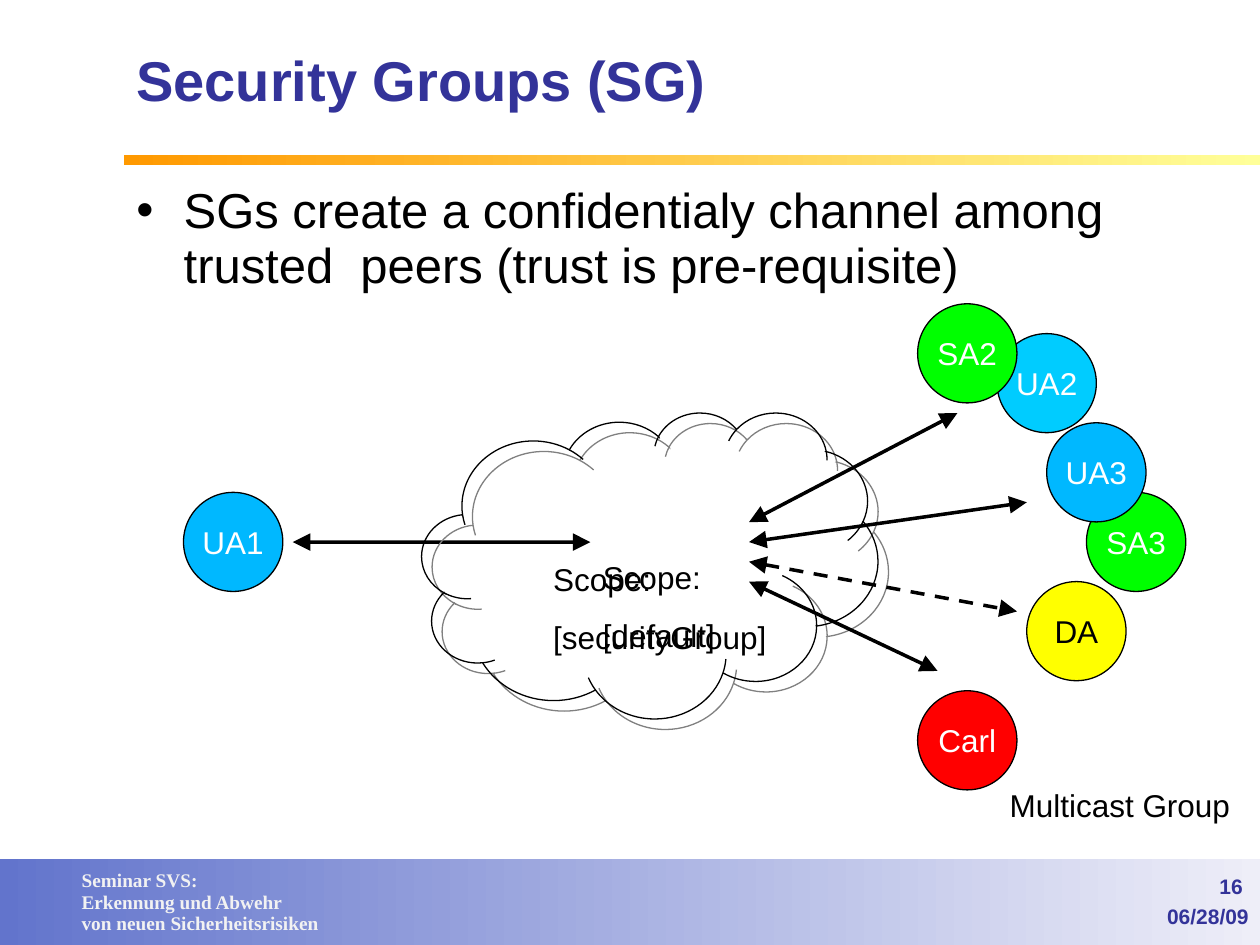
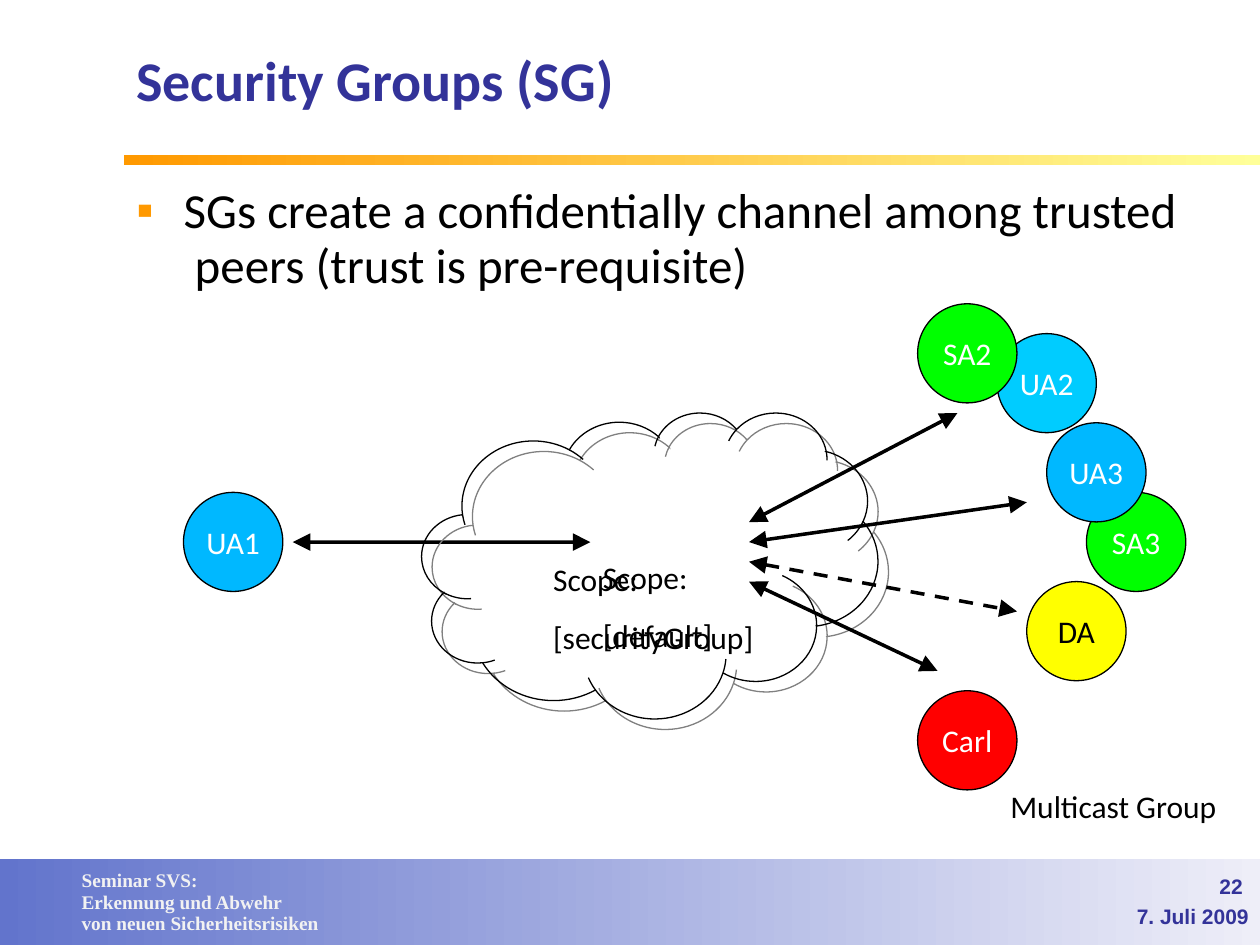
Before and after one commit to lemmy/SecuredSLP, a slide deck: slide 22 of doc/Service Discovery in open networks.ppt (slide 16 before the commit). Drawn at 1260x945 pixels with LibreOffice and Linux fonts; fonts in the diff are those of the drawing; background and template pictures are left out. Boxes give left, top, right and bottom in pixels: in the first picture for what was removed or moved away, otherwise in the second. Text is boxed around its words. In the diff, an @@ line names an element or a change of style, - is before the commit and + after.

Commit message:
Folien: Style einheitlich gemacht, kleine Fehler korrigiert, Use Case und Slider eingefuegt

```diff
--- a/doc/Service Discovery in open networks.ppt
+++ b/doc/Service Discovery in open networks.ppt
@@ text at <box>184,194,1177,291</box>: text changed; font Arial to Calibri @@
-• SGs create a confidentialy channel among trusted peers (trust is pre-requisite)
+▪ SGs create a confidentially channel among trusted peers (trust is pre-requisite)
@@ font Arial to Calibri in 11 elements at <box>1086,493,1186,592</box>, <box>136,59,613,110</box>, <box>184,493,284,592</box>, <box>1047,423,1147,523</box>, <box>997,334,1096,433</box>, <box>917,304,1017,403</box>, <box>917,690,1017,790</box>, <box>1027,582,1126,682</box>, <box>553,568,713,654</box>, <box>553,568,753,654</box>, <box>1010,796,1216,823</box> @@
@@ page number at <box>1219,879,1242,894</box>: text changed @@
-16
+22
@@ text at <box>1137,909,1249,924</box>: text changed @@
-06/28/09
+7. Juli 2009
```
Also in this commit, not shown: 31 other slides changed, 12 slides added, 2 slides removed.
